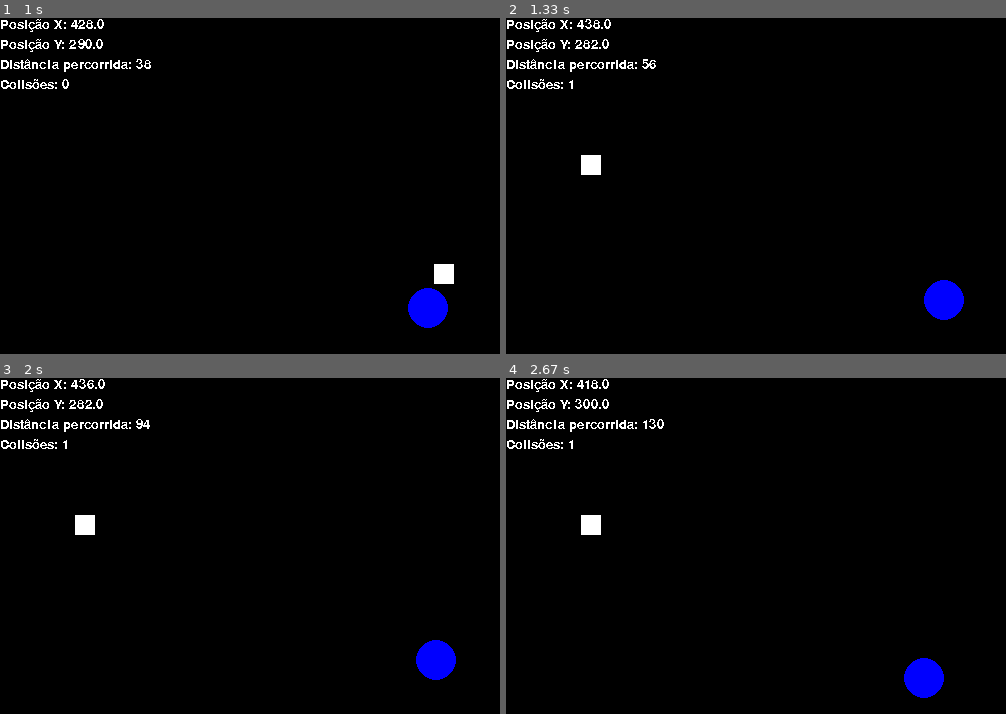
Above: before the commit, frames 1-4 (two rows, left to right).
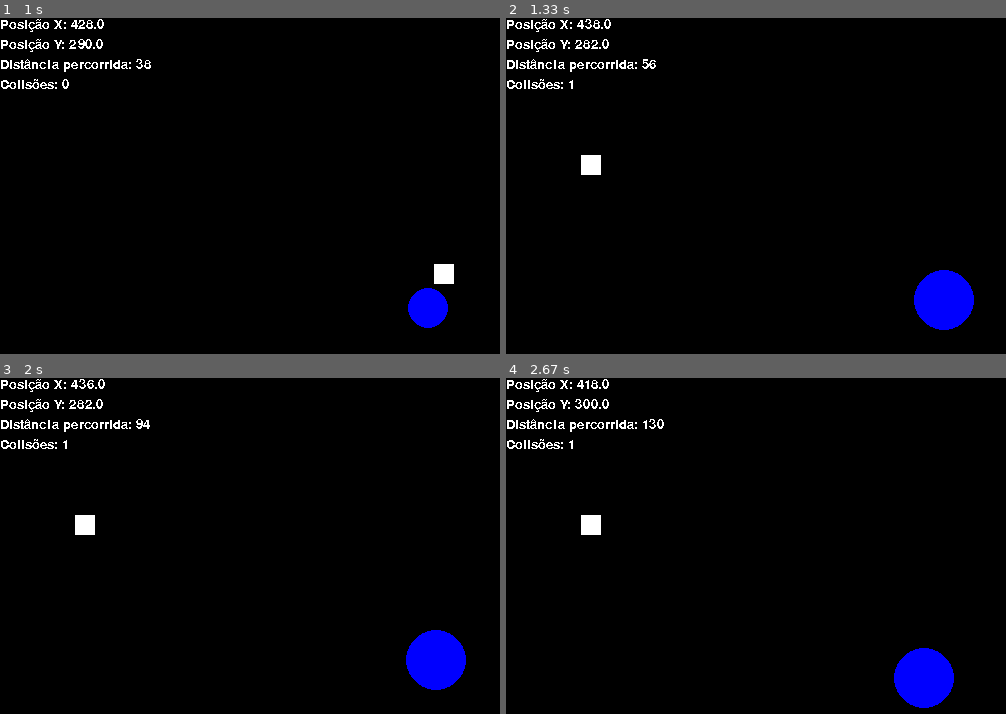
Above: after the commit, the same moments.

Repository: alexafonsodossantos/pygame
Game: pygame game, started from main.py
The game is run twice, just before and just after one commit, with the same random seed, the same clock (stepped at 60 frames per second) and the same inputs.
Inputs:
- Up to frame 1 (1 s): hold Right 0.33-0.8 s; hold Up from 0.83 s (still down)
- Up to frame 2 (1.33 s): release Up at 1.13 s; hold Right from 1.17 s (still down)
- Up to frame 3 (2 s): release Right at 1.63 s; hold Left from 1.67 s (still down)
- Up to frame 4 (2.67 s): release Left at 2.2 s; hold Down 2.23-2.53 s; hold Left from 2.57 s (still down)

Frame 1 is identical in both runs. In frame 2, 0.9% of the frame differs, in the area x 81-94%, y 75-93%; in frame 3, 0.9%; in frame 4, 0.9%.

Commit message:
added bottom collision

Diff:
--- a/main.py
+++ b/main.py
@@ -62,6 +62,12 @@
         if circle_y != screen_h - circle_r:
             circle_y += 1
             percorrido += 1
+        #else:
+        #    if circle_r >=20:
+        #        circle_r -=10
+        #        circle_y = circle_y
+        #    else:
+        #        circle_y = circle_y
 
     screen.fill((0, 0, 0))
 
@@ -73,6 +79,7 @@
         rect_x = randint(rect_w, screen_w - rect_w)
         rect_y = randint(rect_h, screen_h - rect_h)
         collides += 1
+        circle_r += 10
 
 
 
